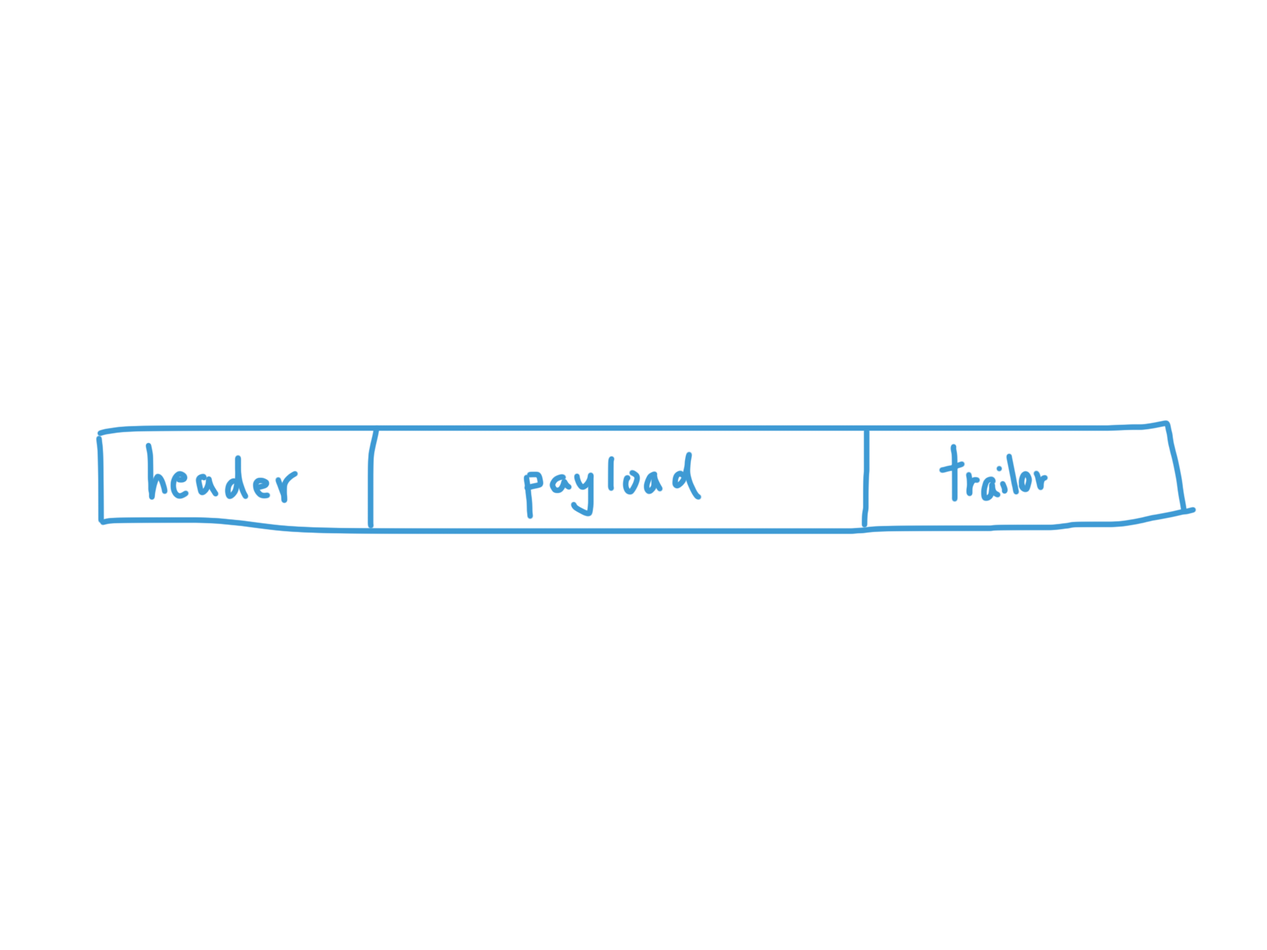
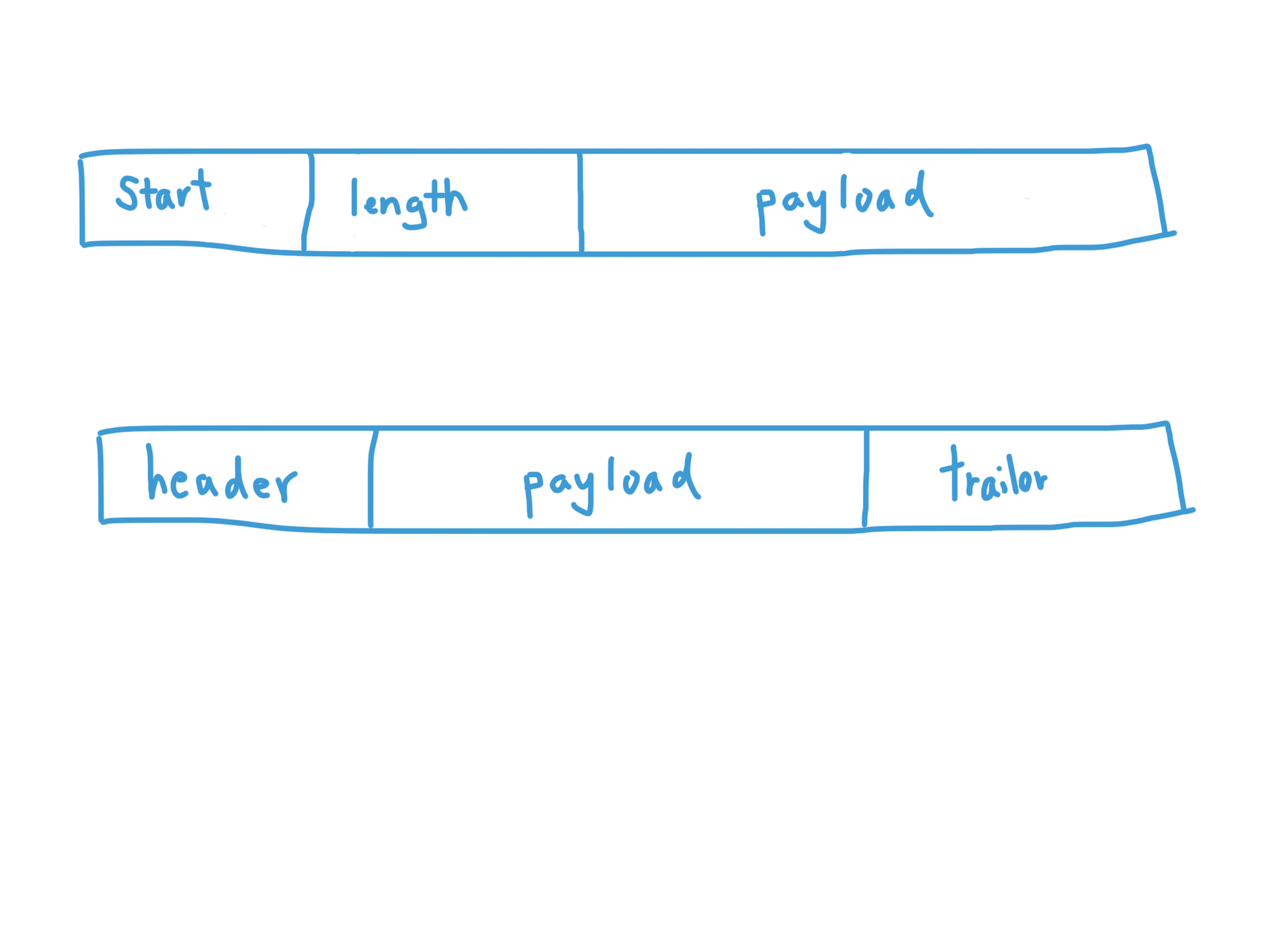
Two versions of the same layered image (1267x950). Layer-by-layer changes:
added layer "Layer 1" above "Background" over 77, 142, 1178, 258
added layer "Background" over 77, 142, 1178, 258
